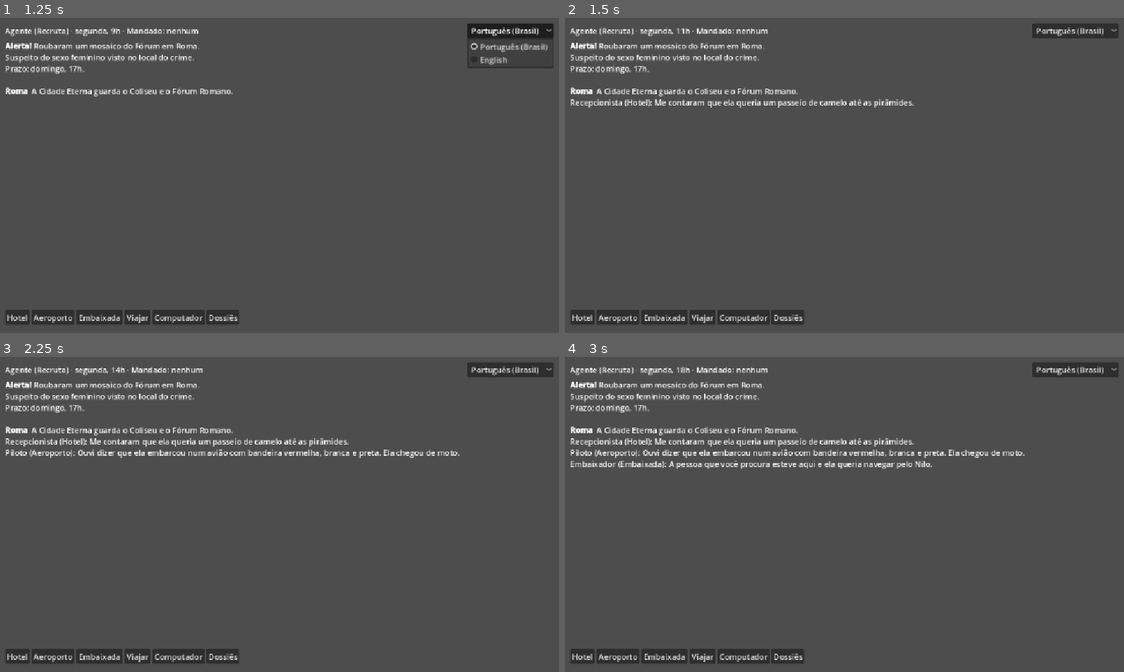
Above: before the commit, frames 1-4 (two rows, left to right).
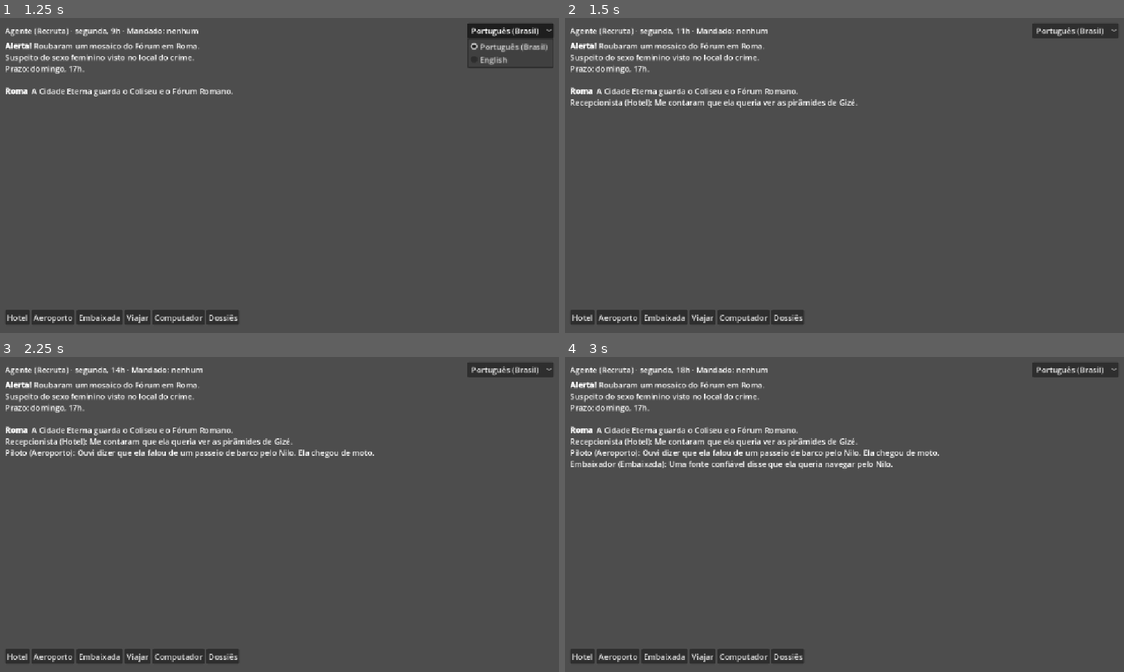
Above: after the commit, the same moments.

Repository: diegommelo/carmen
Game: Godot game, scene res://ui/main.tscn
The game is run twice, just before and just after one commit, with the same random seed, the same clock (stepped at 60 frames per second) and the same inputs.
Inputs:
- Up to frame 1 (1.25 s): click "Português (Brasil)" at 0.5 s
- Up to frame 2 (1.5 s): click "Hotel" at 1.25 s
- Up to frame 3 (2.25 s): click "Aeroporto" at 2 s
- Up to frame 4 (3 s): click "Embaixada" at 2.75 s

Frame 1 is identical in both runs. In frame 2, 0.3% of the frame differs, in the area x 35-63%, y 25-29%; in frame 3, 0.9%; in frame 4, 1.4%, in the area x 18-83%, y 25-36%.

Commit message:
Rotate destination clues and add city-wide clues
A destination clue is no longer repeated within a case while the city
has unused ones; once all were said, the draw uses the full list again.
Cities can also list general clues under clues.any, which any location
type may give. The placeholder cities get two general clues each.

Co-Authored-By: Claude Opus 5.5 <noreply@anthropic.com>

Diff:
--- a/game/content/placeholder/cities/brasilia.json
+++ b/game/content/placeholder/cities/brasilia.json
@@ -64,6 +64,16 @@
     "pt_BR": "{ele} queria visitar o Palácio do Planalto",
     "en": "{he} wanted to visit the Planalto Palace"
    }
+  ],
+  "any": [
+   {
+    "pt_BR": "{ele} queria ver os prédios de Niemeyer",
+    "en": "{he} wanted to see Niemeyer's buildings"
+   },
+   {
+    "pt_BR": "{ele} perguntou onde fica o Congresso Nacional",
+    "en": "{he} asked where the National Congress is"
+   }
   ]
  }
 }
--- a/game/content/placeholder/cities/buenos_aires.json
+++ b/game/content/placeholder/cities/buenos_aires.json
@@ -64,6 +64,16 @@
     "pt_BR": "{ele} queria conhecer a Casa Rosada",
     "en": "{he} wanted to see the Casa Rosada"
    }
+  ],
+  "any": [
+   {
+    "pt_BR": "{ele} queria aprender a dançar tango",
+    "en": "{he} wanted to learn to dance the tango"
+   },
+   {
+    "pt_BR": "{ele} perguntou o caminho da Casa Rosada",
+    "en": "{he} asked the way to the Casa Rosada"
+   }
   ]
  }
 }
--- a/game/content/placeholder/cities/cairo.json
+++ b/game/content/placeholder/cities/cairo.json
@@ -64,6 +64,16 @@
     "pt_BR": "{ele} queria navegar pelo Nilo",
     "en": "{he} wanted to sail on the Nile"
    }
+  ],
+  "any": [
+   {
+    "pt_BR": "{ele} queria ver as pirâmides de Gizé",
+    "en": "{he} wanted to see the pyramids of Giza"
+   },
+   {
+    "pt_BR": "{ele} falou de um passeio de barco pelo Nilo",
+    "en": "{he} talked about a boat trip on the Nile"
+   }
   ]
  }
 }
--- a/game/content/placeholder/cities/lisbon.json
+++ b/game/content/placeholder/cities/lisbon.json
@@ -67,6 +67,16 @@
     "pt_BR": "{ele} queria assistir a uma noite de fado",
     "en": "{he} wanted to see a fado night"
    }
+  ],
+  "any": [
+   {
+    "pt_BR": "{ele} queria andar no elétrico 28",
+    "en": "{he} wanted to ride tram 28"
+   },
+   {
+    "pt_BR": "{ele} perguntou onde comer pastel de nata",
+    "en": "{he} asked where to eat a custard tart"
+   }
   ]
  }
 }
--- a/game/content/placeholder/cities/mexico_city.json
+++ b/game/content/placeholder/cities/mexico_city.json
@@ -67,6 +67,16 @@
     "pt_BR": "{ele} queria ver as pirâmides de Teotihuacán",
     "en": "{he} wanted to see the pyramids of Teotihuacan"
    }
+  ],
+  "any": [
+   {
+    "pt_BR": "{ele} queria visitar as pirâmides de Teotihuacán",
+    "en": "{he} wanted to visit the pyramids of Teotihuacan"
+   },
+   {
+    "pt_BR": "{ele} perguntou onde ouvir mariachis",
+    "en": "{he} asked where to hear mariachis"
+   }
   ]
  }
 }
--- a/game/content/placeholder/cities/moscow.json
+++ b/game/content/placeholder/cities/moscow.json
@@ -67,6 +67,16 @@
     "pt_BR": "{ele} queria visitar o Kremlin",
     "en": "{he} wanted to visit the Kremlin"
    }
+  ],
+  "any": [
+   {
+    "pt_BR": "{ele} queria ver a Praça Vermelha",
+    "en": "{he} wanted to see Red Square"
+   },
+   {
+    "pt_BR": "{ele} comprou um casaco de pele para o inverno",
+    "en": "{he} bought a fur coat for the winter"
+   }
   ]
  }
 }
--- a/game/content/placeholder/cities/new_york.json
+++ b/game/content/placeholder/cities/new_york.json
@@ -67,6 +67,16 @@
     "pt_BR": "{ele} perguntou onde fica a sede da ONU",
     "en": "{he} asked where the UN headquarters is"
    }
+  ],
+  "any": [
+   {
+    "pt_BR": "{ele} queria subir no Empire State",
+    "en": "{he} wanted to go up the Empire State Building"
+   },
+   {
+    "pt_BR": "{ele} perguntou como chegar à Estátua da Liberdade",
+    "en": "{he} asked how to get to the Statue of Liberty"
+   }
   ]
  }
 }
--- a/game/content/placeholder/cities/paris.json
+++ b/game/content/placeholder/cities/paris.json
@@ -64,6 +64,16 @@
     "pt_BR": "{ele} treinava frases em francês",
     "en": "{he} was practicing French phrases"
    }
+  ],
+  "any": [
+   {
+    "pt_BR": "{ele} queria subir na Torre Eiffel",
+    "en": "{he} wanted to climb the Eiffel Tower"
+   },
+   {
+    "pt_BR": "{ele} falou em ver a Mona Lisa",
+    "en": "{he} talked about seeing the Mona Lisa"
+   }
   ]
  }
 }
--- a/game/content/placeholder/cities/rome.json
+++ b/game/content/placeholder/cities/rome.json
@@ -67,6 +67,16 @@
     "pt_BR": "{ele} perguntou como visitar o Vaticano",
     "en": "{he} asked how to visit the Vatican"
    }
+  ],
+  "any": [
+   {
+    "pt_BR": "{ele} queria conhecer o Coliseu",
+    "en": "{he} wanted to see the Colosseum"
+   },
+   {
+    "pt_BR": "{ele} perguntou o horário da missa do Papa",
+    "en": "{he} asked when the Pope says Mass"
+   }
   ]
  }
 }
--- a/game/content/placeholder/cities/sao_paulo.json
+++ b/game/content/placeholder/cities/sao_paulo.json
@@ -64,6 +64,16 @@
     "pt_BR": "{ele} falava em português com sotaque paulistano",
     "en": "{he} spoke Portuguese with a São Paulo accent"
    }
+  ],
+  "any": [
+   {
+    "pt_BR": "{ele} queria passear na Avenida Paulista",
+    "en": "{he} wanted to stroll down Avenida Paulista"
+   },
+   {
+    "pt_BR": "{ele} perguntou onde comer um pastel de feira",
+    "en": "{he} asked where to get a street-market pastel"
+   }
   ]
  }
 }
--- a/game/content/placeholder/cities/sydney.json
+++ b/game/content/placeholder/cities/sydney.json
@@ -64,6 +64,16 @@
     "pt_BR": "{ele} queria surfar em Bondi",
     "en": "{he} wanted to surf at Bondi"
    }
+  ],
+  "any": [
+   {
+    "pt_BR": "{ele} queria ver a Ópera de Sydney",
+    "en": "{he} wanted to see the Sydney Opera House"
+   },
+   {
+    "pt_BR": "{ele} falou em atravessar a Harbour Bridge",
+    "en": "{he} talked about crossing the Harbour Bridge"
+   }
   ]
  }
 }
--- a/game/content/placeholder/cities/tokyo.json
+++ b/game/content/placeholder/cities/tokyo.json
@@ -67,6 +67,16 @@
     "pt_BR": "{ele} queria ver o Monte Fuji",
     "en": "{he} wanted to see Mount Fuji"
    }
+  ],
+  "any": [
+   {
+    "pt_BR": "{ele} queria ver o Monte Fuji",
+    "en": "{he} wanted to see Mount Fuji"
+   },
+   {
+    "pt_BR": "{ele} perguntou onde pegar o trem-bala",
+    "en": "{he} asked where to catch the bullet train"
+   }
   ]
  }
 }
--- a/game/core/case_session.gd
+++ b/game/core/case_session.gd
@@ -11,6 +11,8 @@
 const NO_WARRANT := "no_warrant"
 const WRONG_WARRANT := "wrong_warrant"
 const ARRESTED := "arrested"
+## Lista de pistas da cidade que qualquer tipo de local pode dar.
+const ANY_CLUES := "any"
 
 var pack: ContentPack
 var rng: MscRng
@@ -39,6 +41,8 @@
 var _hideout_slot: int = -1
 var _last_trail_visited: String = ""
 var _henchman_seen: bool = false
+## Pistas de destino já usadas no caso, como "cidade/lista/índice", para não repetir.
+var _used_clues: Dictionary = {}
 
 
 func _init(content: ContentPack, seed: int) -> void:
@@ -63,6 +67,7 @@
 	trail_city = ""
 	outcome = ONGOING
 	warrant_id = ""
+	_used_clues.clear()
 	_arrive(crime_city)
 
 
@@ -193,7 +198,7 @@
 	for g in keys:
 		var candidates: Array = groups[g]
 		var present := candidates.filter(func(t): return t.id in here.locations)
-		var valid := present.filter(func(t): return there.clues.has(t.id))
+		var valid := present.filter(func(t): return not _clue_pool(there, t.id).is_empty())
 		var chosen: Dictionary = rng.pick(valid if not valid.is_empty() else (present if not present.is_empty() else candidates))
 		places.append({"type": chosen.id, "witness": rng.index(chosen.witnesses), "statement": _statement(chosen, there)})
 
@@ -205,8 +210,9 @@
 		return {"kind": "final", "i": rng.index(texts.final_warnings)}
 	if current_city != trail_city:
 		return {"kind": "not_seen", "type": type.id, "i": rng.index(type.not_seen)}
+	var clue := _pick_clue(there, type.id)
 	var recipe := {"kind": "trail", "type": type.id, "city": there.id,
-		"opener": rng.index(texts.openers), "clue": rng.index(there.clues[type.id]), "trait": ""}
+		"opener": rng.index(texts.openers), "list": clue[0], "clue": clue[1], "trait": ""}
 	var clue_traits := pack.traits.filter(func(t): return t.has("clues"))
 	var start := rng.roll(clue_traits.size() - 1)
 	var c := start
@@ -223,6 +229,30 @@
 	return recipe
 
 
+## Pistas sobre `there` que um local do tipo `type_id` pode dar: as do tipo e as
+## gerais (`clues.any`), como pares [lista, índice].
+func _clue_pool(there: Dictionary, type_id: String) -> Array:
+	var pool := []
+	for list in [type_id, ANY_CLUES]:
+		for i in there.clues.get(list, []).size():
+			pool.append([list, i])
+	return pool
+
+
+## Sorteia uma pista de destino que ainda não apareceu no caso. Quando todas já
+## apareceram, volta a sortear entre todas.
+func _pick_clue(there: Dictionary, type_id: String) -> Array:
+	var pool := _clue_pool(there, type_id)
+	var fresh := pool.filter(func(c): return not _used_clues.has(_clue_key(there.id, c)))
+	var chosen: Array = rng.pick(fresh if not fresh.is_empty() else pool)
+	_used_clues[_clue_key(there.id, chosen)] = true
+	return chosen
+
+
+static func _clue_key(city_id: String, clue: Array) -> String:
+	return "%s/%s/%d" % [city_id, clue[0], clue[1]]
+
+
 ## Monta o texto de uma receita no idioma atual do pacote.
 func _render(recipe: Dictionary) -> String:
 	var texts := pack.texts
@@ -233,7 +263,7 @@
 		"not_seen":
 			text = pack.location_type(recipe.type).not_seen[recipe.i]
 		_:
-			text = texts.openers[recipe.opener] + " " + pack.city(recipe.city).clues[recipe.type][recipe.clue] + "."
+			text = texts.openers[recipe.opener] + " " + pack.city(recipe.city).clues[recipe.list][recipe.clue] + "."
 			if recipe.trait != "":
 				var nothing: String = texts.nothing_more
 				if recipe.trait_i >= 0:
--- a/game/tests/run_tests.gd
+++ b/game/tests/run_tests.gd
@@ -17,6 +17,7 @@
 	_test_layout(pack)
 	_test_languages(pack)
 	_test_dossier(pack)
+	_test_clue_rotation(pack)
 	for language in pack.languages:
 		pack.set_language(language)
 		for seed in range(1, 41):
@@ -154,6 +155,23 @@
 	check(ids == sorted, "cidades em ordem alfabética")
 
 
+## As pistas sobre uma cidade não se repetem no caso enquanto houver outras, e as
+## gerais (clues.any) entram no sorteio de qualquer tipo de local.
+func _test_clue_rotation(pack: ContentPack) -> void:
+	var s := CaseSession.new(pack, 5)
+	s.start({"name": "Teste", "cases": 0, "rank": 0})
+	var rome := pack.city("rome")
+	var pool := s._clue_pool(rome, "bank")
+	check(pool.size() == rome.clues.bank.size() + rome.clues.any.size(), "banco usa as pistas do tipo e as gerais")
+	var seen := {}
+	for i in pool.size():
+		seen[str(s._pick_clue(rome, "bank"))] = true
+	check(seen.size() == pool.size(), "nenhuma pista repetida antes de usar todas: %d de %d" % [seen.size(), pool.size()])
+	check(s._pick_clue(rome, "bank") != null, "depois de usar todas, volta a sortear")
+	s.start({"name": "Teste", "cases": 0, "rank": 0})
+	check(s._used_clues.size() <= 3, "caso novo esquece as pistas usadas")
+
+
 func _test_languages(pack: ContentPack) -> void:
 	check(pack.missing_translations().is_empty(), "textos sem tradução: %s" % [pack.missing_translations()])
 	check(pack.best_language("en_US") == "en", "en_US usa inglês")
Not shown, changed: docs/content-format.md
